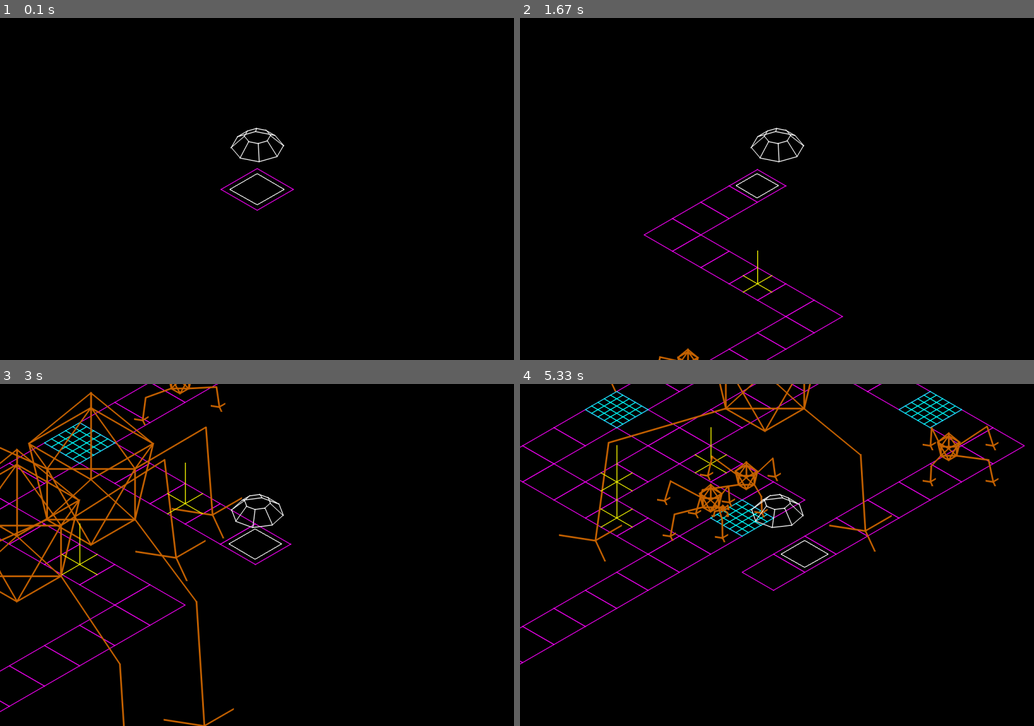
Above: before the commit, frames 1-4 (two rows, left to right).
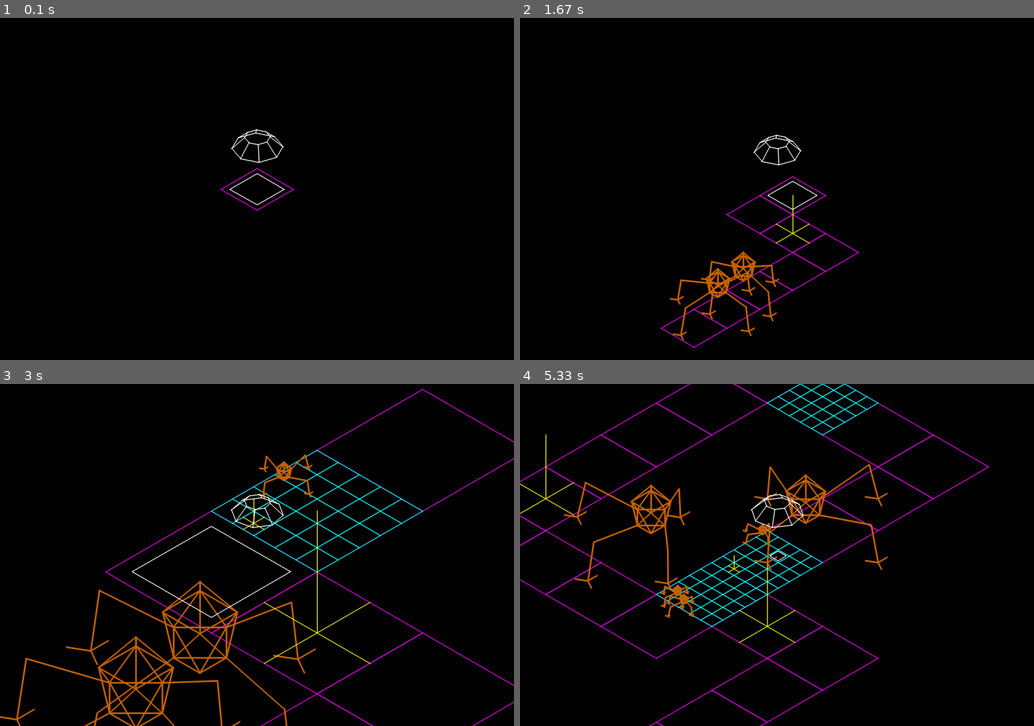
Above: after the commit, the same moments.

Repository: MathewKJ2048/pygame-jam-spring-2025
Game: pygame game, started from src/main.py
The game is run twice, just before and just after one commit, with the same random seed, the same clock (stepped at 60 frames per second) and the same inputs.
Inputs:
- Up to frame 1 (0.1 s): no input
- Up to frame 2 (1.67 s): tap B at 0.33, 0.82 s; hold Right 0.67-1.13 s; hold Up 1.17-1.47 s; tap E at 1.32 s; hold Right from 1.5 s (still down); tap S at 1.65 s
- Up to frame 3 (3 s): release Right at 1.97 s; hold Left 2-2.53 s; tap B at 2.15 s; hold Down 2.57-2.87 s; tap E at 2.72 s; hold Left from 2.9 s (still down)
- Up to frame 4 (5.33 s): tap S at 3.05, 4.55 s; release Left at 3.3 s; hold Up 3.33-3.7 s; tap B at 3.48, 4.95 s; hold Right 3.73-4.37 s; tap E at 3.88 s; hold Down 4.4-4.77 s; hold Left 4.8-5.27 s; hold Right from 5.3 s (still down)

The runs differ from the first frame. In frame 1, 0.3% of the frame differs, in the area x 44-56%, y 32-43%; in frame 2, 3.2%; in frame 3, 12%, in the area x 0-100%, y 0-100%; in frame 4, 12%.

Commit message:
out of bounds for placed object bug fix

Diff:
--- a/src/object.py
+++ b/src/object.py
@@ -22,7 +22,7 @@
 
 class PlacedObject(GameObject):
 	def size(self):
-		return SUBDIVISION**(-self.level+1)
+		return SUBDIVISION**(min(-self.level+1,0))
 
 class Port:
 	def __init__(self,parent,r):
